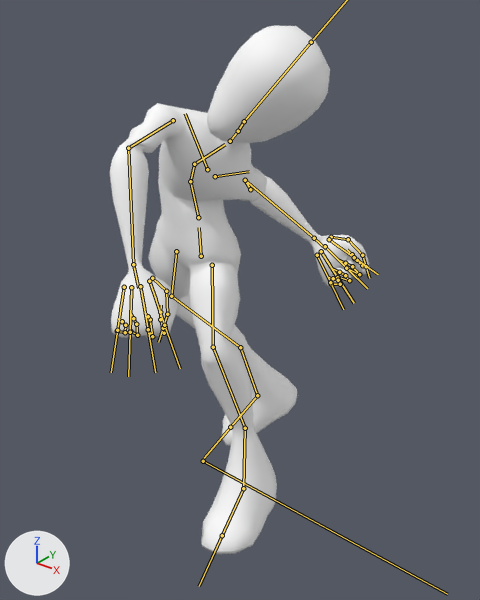
Before and after pictures for a commit that changed the FBX model Assets/Characters/Prototype/Animations/MegatonPunchCombo.fbx.
The view is the same before and after, from a camera (50 mm lens) standing at (1.573, -1.709, 1.905) and looking at (0.214, -0.01, 0.852). Every picture has the same lights, and +X, +Y and +Z are marked at lower left. Both versions are drawn at frame 7 of the action 'rig|Straight'; the numbers are the values there. The bones that bend it are drawn over the model as lines.

In view in the first picture: 'body_low'.
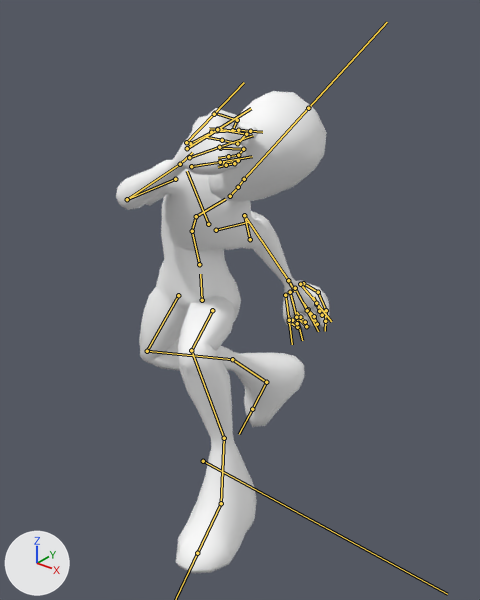
Commit message: Updated megaton punch animation

What differs and where, as boxes [x1, y1, x2, y2] in the pictures (480 x 600 px):
'body_low', posed (18% narrower, 9% shorter): before [110, 26, 370, 554]; after [116, 91, 329, 573]
bone 'DEF-spine', root to tip: before (201, 256) to (199, 227); after (202, 300) to (200, 274)
bone 'DEF-upper_arm.L', root to tip: before (250, 189) to (245, 180); after (250, 239) to (244, 215)
bone 'DEF-forearm.L', root to tip: before (245, 180) to (314, 238); after (244, 215) to (288, 280)
bone 'DEF-upper_arm.R', root to tip: before (173, 120) to (128, 148); after (175, 179) to (127, 199)
bone 'DEF-forearm.R', root to tip: before (128, 148) to (133, 264); after (127, 199) to (180, 164)
bone 'DEF-thigh.L', root to tip: before (212, 265) to (213, 347); after (212, 310) to (191, 350)
bone 'DEF-shin.L', root to tip: before (213, 347) to (245, 428); after (191, 350) to (224, 438)
bone 'DEF-thigh.R', root to tip: before (176, 251) to (171, 296); after (178, 295) to (147, 351)
bone 'DEF-shin.R', root to tip: before (171, 296) to (240, 347); after (147, 351) to (232, 359)

The change in detail:
Bone 'DEF-spine' (bone_def_spine) moves from (0.021, -0.133, 0.037) to (0.02, -0.313, 0.043).
Bone 'DEF-upper_arm.L' (bone_def_upper_arm_l) turns from (-44, 3, 7) to (-57, 1, 1) degrees about its own x, y and z.
Bone 'DEF-forearm.L' (bone_def_forearm_l) turns from (139, -57, -55) to (121, -48, -43) degrees about its own x, y and z.
Bone 'DEF-upper_arm.R' (bone_def_upper_arm_r) turns from (61, 10, -16) to (15, -2, 14) degrees about its own x, y and z.
Bone 'DEF-forearm.R' (bone_def_forearm_r) turns from (53, 49, 83) to (94, -63, 113) degrees about its own x, y and z.
Bone 'DEF-thigh.L' (bone_def_thigh_l) turns from (-39, -3, -8) to (-87, -5, -5) degrees about its own x, y and z.
Bone 'DEF-shin.L' (bone_def_shin_l) turns from (45, 0, 0) to (90, 3, 1) degrees about its own x, y and z.
Bone 'DEF-shin.L' (bone_def_shin_l) is rescaled from (1.0, 0.99, 1.02) to (1.0, 0.98, 1.02).
Bone 'DEF-thigh.R' (bone_def_thigh_r) turns from (11, -2, 19) to (-16, 1, 7) degrees about its own x, y and z.
Bone 'DEF-shin.R' (bone_def_shin_r) turns from (38, 31, -17) to (91, 9, 30) degrees about its own x, y and z.
Bone 'DEF-shin.R' (bone_def_shin_r) is rescaled from (1.0, 0.98, 1.02) to (1.01, 0.97, 1.03).
